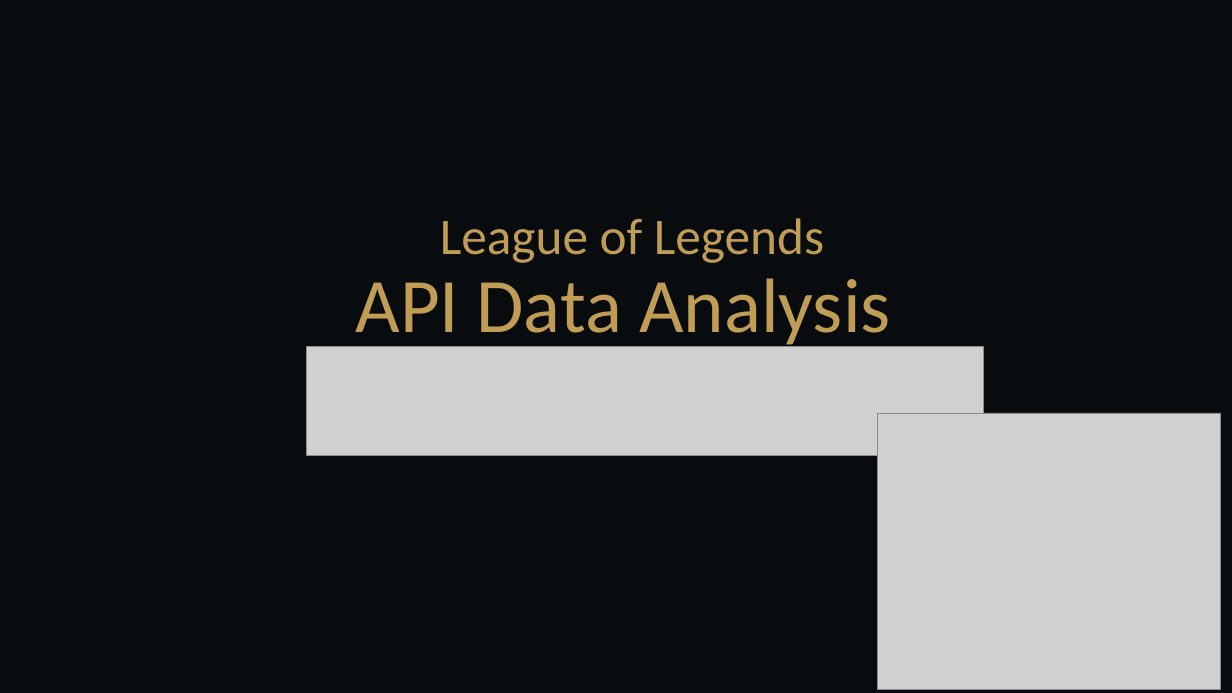
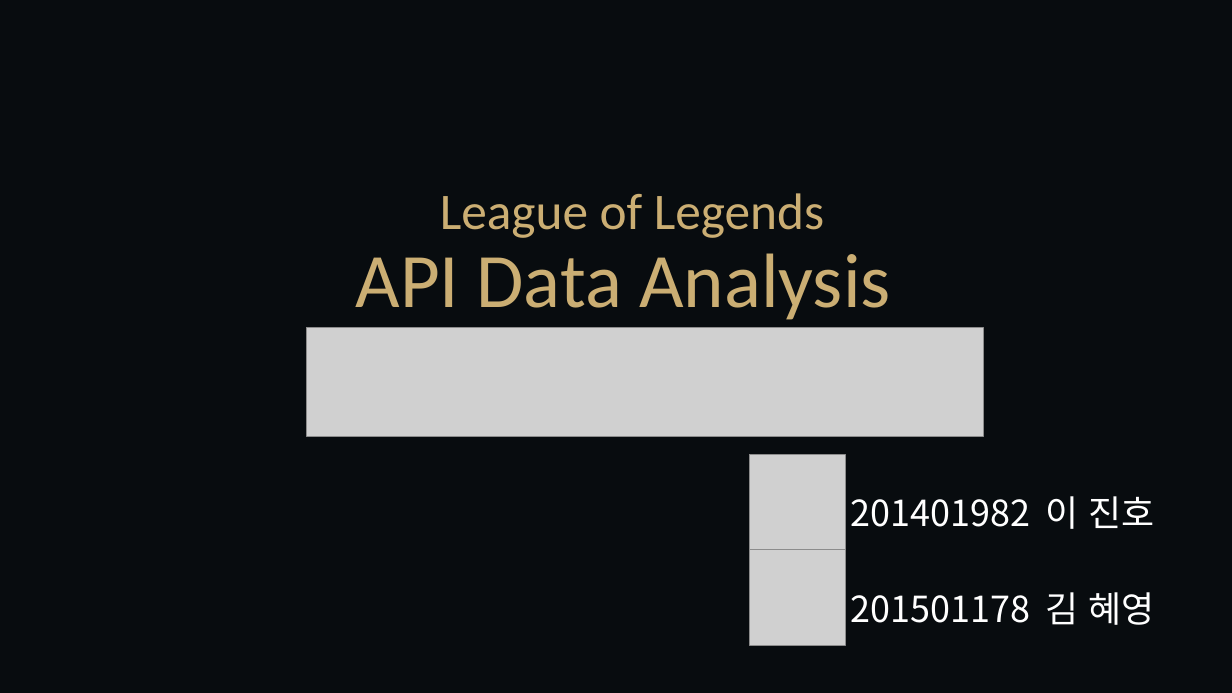
Before and after one commit to jinho-github/LOL-API-Statistics, a slide deck: slide 1 of lol.pptx. Drawn at 1232x693 pixels with LibreOffice and Linux fonts; fonts in the diff are those of the drawing; grey boxes stand for pictures. Boxes give left, top, right and bottom in pixels: in the first picture for what was removed or moved away, otherwise in the second. Text is boxed around its words. In the diff, an @@ line names an element or a change of style, - is before the commit and + after.

```diff
--- a/lol.pptx
+++ b/lol.pptx
@@ title "League of Legends API Data ...": place and size @@
-title "League of Legends API Data ..." at <box>356,218,891,350</box>
+title "League of Legends API Data ..." at <box>356,193,891,320</box>
@@ title "League of Legends API Data ..." at <box>356,193,891,320</box>: text colour #C09C54 to gradient #DED19F to #CBAE73 to #C09C54 @@
@@ picture: place and size @@
-picture at <box>307,347,983,456</box>
+picture at <box>307,328,983,437</box>
@@ picture removed at <box>878,413,1221,689</box> @@
@@ picture added at <box>750,455,845,550</box> @@
@@ text added at <box>851,496,1155,625</box>, 28 pt, text #FFFFFF @@
+201401982 이 진호
+201501178 김 혜영
@@ picture added at <box>750,550,845,645</box> @@
```
Also in this commit, not shown: 4 other slides changed, 1 slide added, 1 slide removed.
